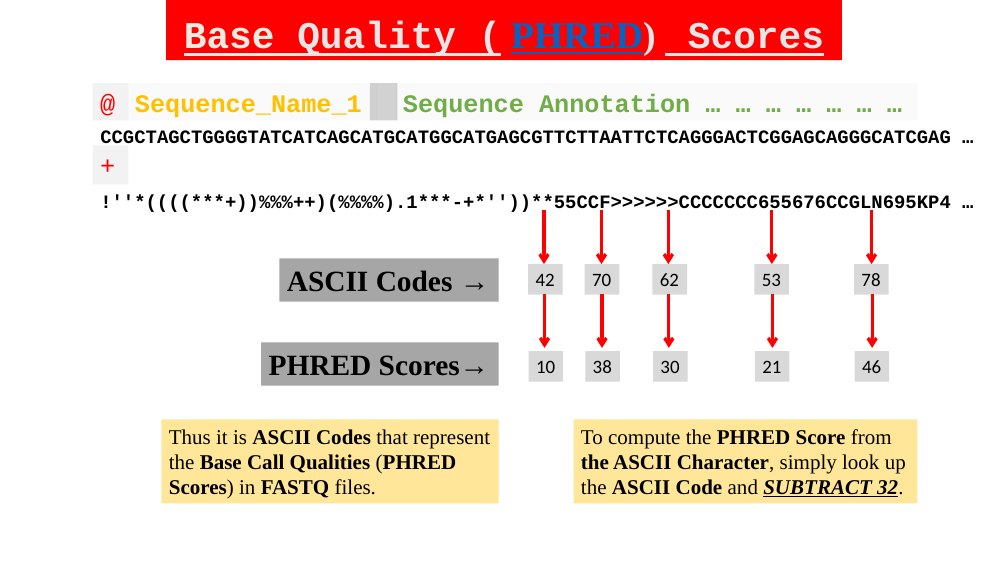
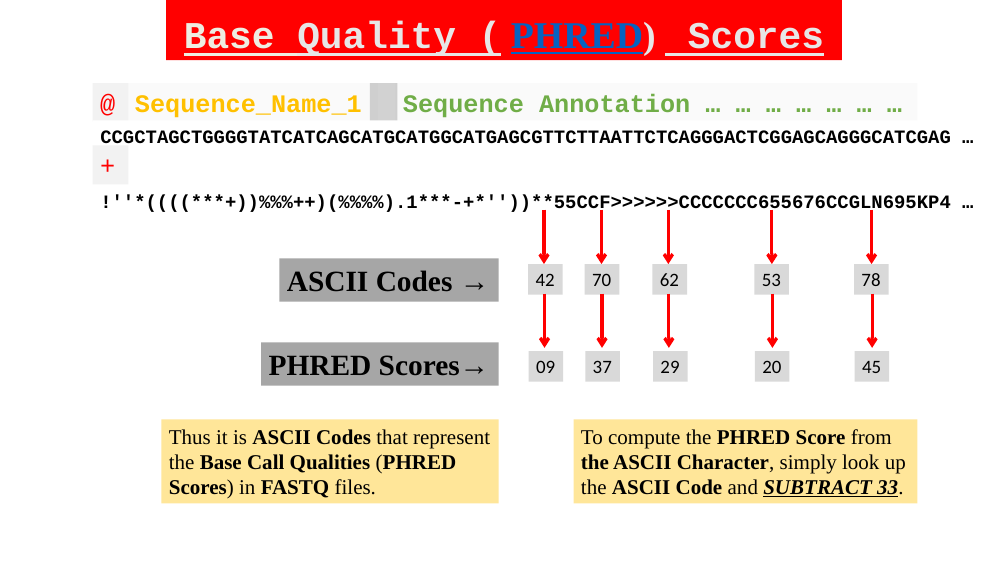
Before and after one commit to BioinformaticsTraining/Introduction-to-Bioinformatics, a slide deck: slide 15 of Flip Presentations/NGS_Intro/00-FASTA_FASTQ_PHRED_ASCII/00-FASTQ_PHRED_ASCII.pptx. Drawn at 1008x567 pixels with LibreOffice and Linux fonts; fonts in the diff are those of the drawing. Boxes give left, top, right and bottom in pixels: in the first picture for what was removed or moved away, otherwise in the second. Text is boxed around its words. In the diff, an @@ line names an element or a change of style, - is before the commit and + after.

```diff
--- a/Flip Presentations/NGS_Intro/00-FASTA_FASTQ_PHRED_ASCII/00-FASTQ_PHRED_ASCII.pptx
+++ b/Flip Presentations/NGS_Intro/00-FASTA_FASTQ_PHRED_ASCII/00-FASTQ_PHRED_ASCII.pptx
@@ text in rectangle at [536, 360, 555, 373]: text changed @@
-10
+09
@@ text in rectangle at [593, 360, 612, 373]: text changed @@
-38
+37
@@ text in rectangle at [660, 360, 679, 373]: text changed @@
-30
+29
@@ text in rectangle at [762, 360, 781, 373]: text changed @@
-21
+20
@@ text in rectangle at [862, 361, 881, 373]: text changed @@
-46
+45
@@ text in rectangle at [581, 429, 906, 497]: text changed @@
-To compute the PHRED Score from the ASCII Character, simply look up the ASCII Code and SUBTRACT 32.
+To compute the PHRED Score from the ASCII Character, simply look up the ASCII Code and SUBTRACT 33.
```
Also in this commit, not shown: 3 other slides changed.
